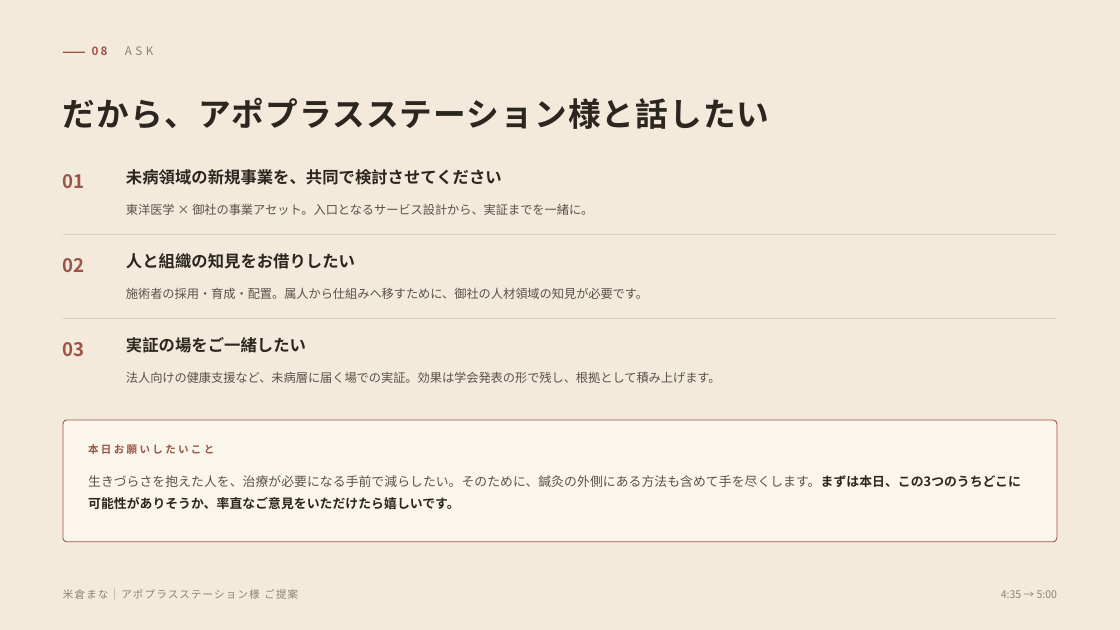
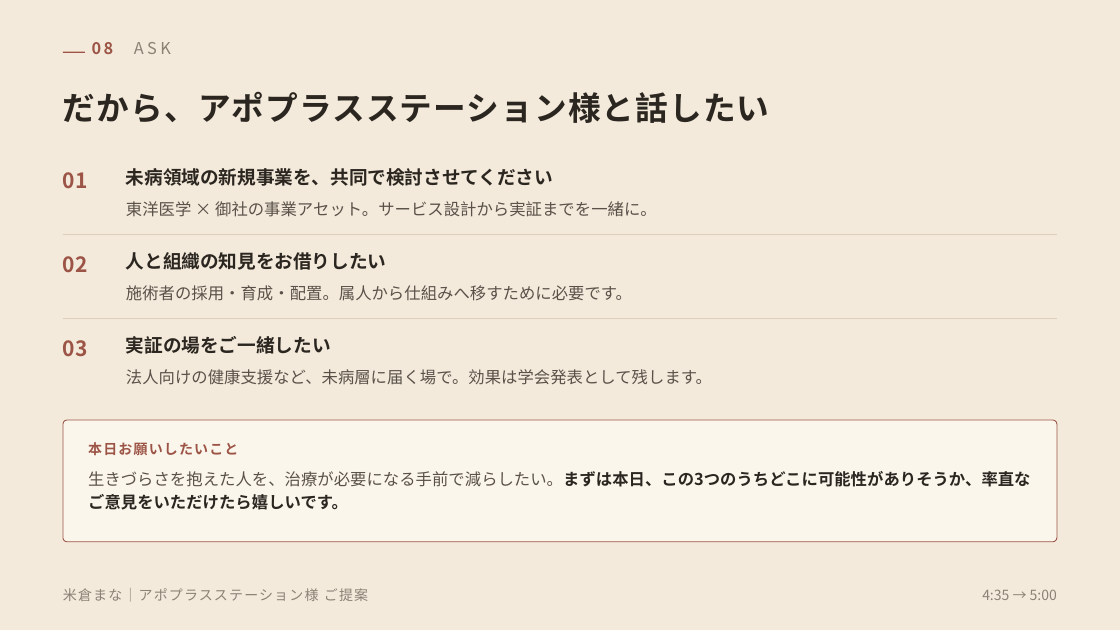
Before and after one commit to mananyon/manayonekura, a slide deck: slide 9 of proposals/米倉まな_アポプラスステーション様ご提案_導入.pptx. Drawn at 1120x630 pixels with LibreOffice and Linux fonts; fonts in the diff are those of the drawing. Boxes give left, top, right and bottom in pixels: in the first picture for what was removed or moved away, otherwise in the second. Text is boxed around its words. In the diff, an @@ line names an element or a change of style, - is before the commit and + after.

```diff
--- a/proposals/米倉まな_アポプラスステーション様ご提案_導入.pptx
+++ b/proposals/米倉まな_アポプラスステーション様ご提案_導入.pptx
@@ text "08 ASK" at [92,42,114,54]: size 10 to 14 pt @@
@@ text "だから、アポプラスステーション様と話したい": place and size @@
-text "だから、アポプラスステーション様と話したい" at [63,97,770,129]
+text "だから、アポプラスステーション様と話したい" at [63,91,770,123]
@@ text at [126,201,657,217]: text changed; size 10.5 to 14 pt @@
-東洋医学 × 御社の事業アセット。入口となるサービス設計から、実証までを一緒に。
+東洋医学 × 御社の事業アセット。サービス設計から実証までを一緒に。
@@ text at [126,285,632,301]: text changed; size 10.5 to 14 pt @@
-施術者の採用・育成・配置。属人から仕組みへ移すために、御社の人材領域の知見が必要です。
+施術者の採用・育成・配置。属人から仕組みへ移すために必要です。
@@ size 16 to 18 pt in 3 elements at [63,172,88,188], [63,256,88,272], [63,340,88,356] @@
@@ size 14 to 16 pt in 3 elements at [126,168,553,186], [126,252,386,270], [126,336,331,354] @@
@@ text at [126,369,712,385]: text changed; size 10.5 to 14 pt @@
-法人向けの健康支援など、未病層に届く場での実証。効果は学会発表の形で残し、根拠として積み上げます。
+法人向けの健康支援など、未病層に届く場で。効果は学会発表として残します。
@@ text "本日お願いしたいこと" at [88,442,238,455]: size 9 to 12 pt, letter spacing 2 to 1 pt @@
@@ text at [88,471,1030,510]: text changed; size 11 to 14 pt; text colour #5A5249 to #2B2620; bold on @@
-生きづらさを抱えた人を、治療が必要になる手前で減らしたい。そのために、鍼灸の外側にある方法も含めて手を尽くします。まずは本日、この3つのうちどこに可能性がありそうか、率直なご意見をいただけたら嬉しいです。
+生きづらさを抱えた人を、治療が必要になる手前で減らしたい。まずは本日、この3つのうちどこに可能性がありそうか、率直なご意見をいただけたら嬉しいです。
@@ text "米倉まな｜アポプラスステーション様 ご提案" at [63,588,368,601]: size 9 to 12 pt @@
@@ text "4:35 → 5:00" at [982,590,1057,600]: size 9 to 12 pt @@
```
Also in this commit, not shown: 9 other slides changed, 2 other files.
